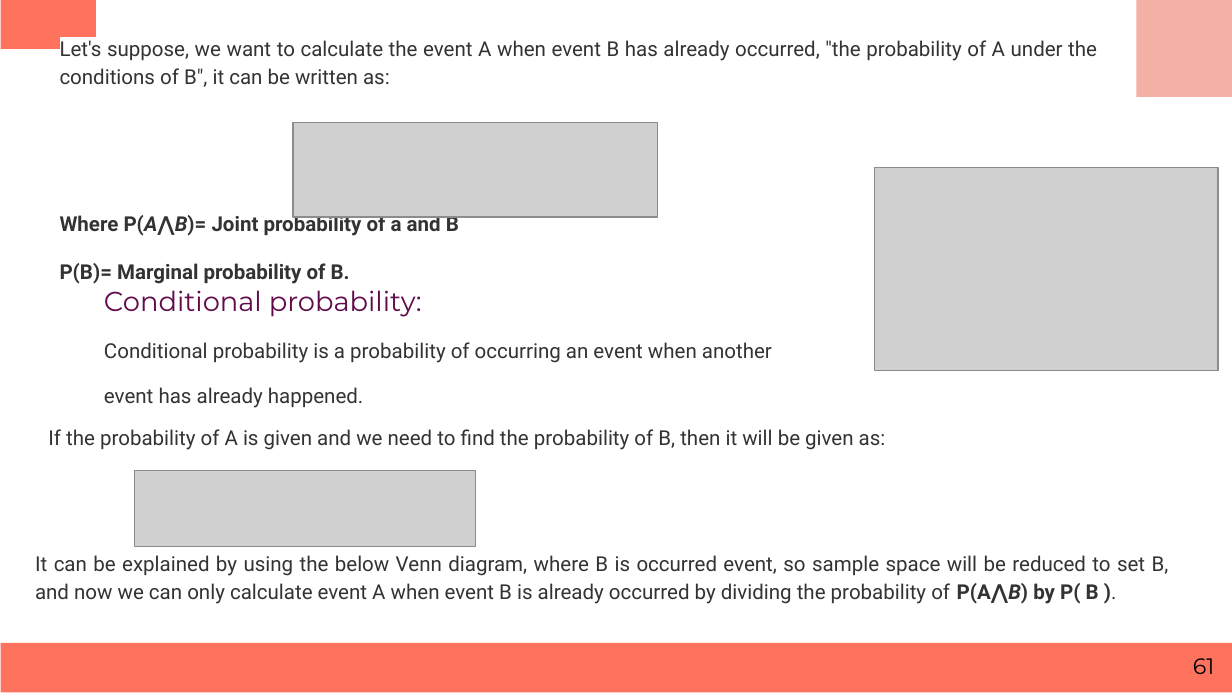
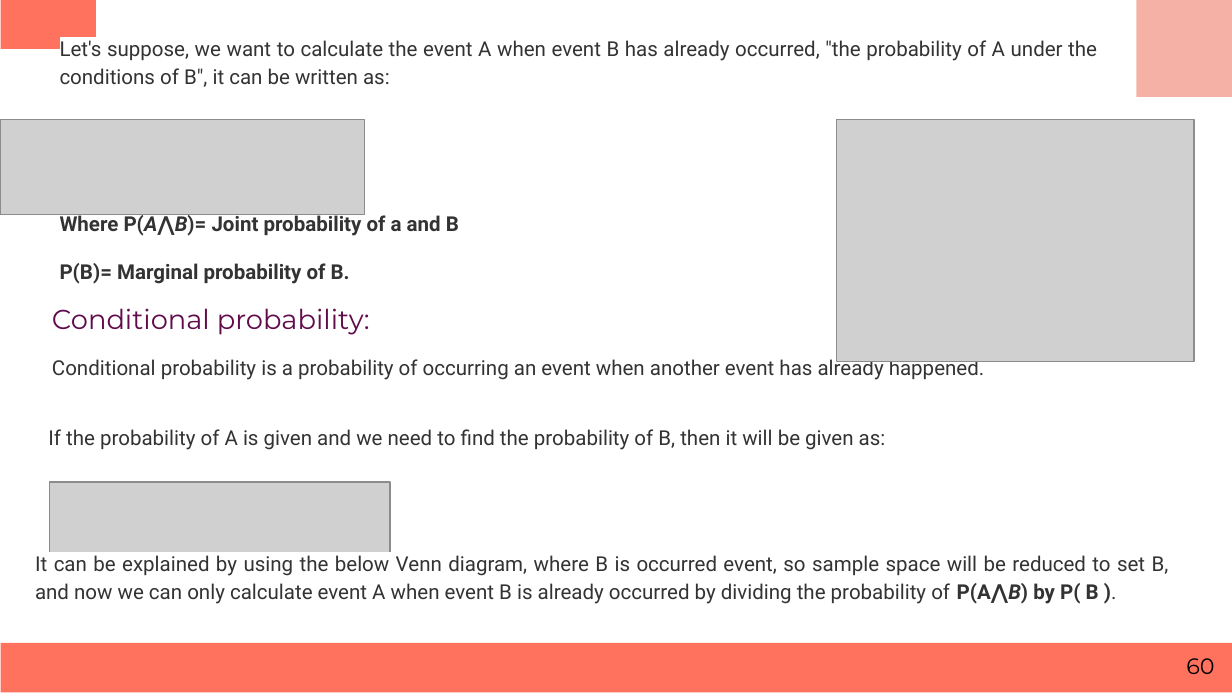
Before and after one commit to keonicsx/Code_Storage, a slide deck: slide 60 of ppt_m3/Business Statistics.pptx (slide 61 before the commit). Drawn at 1232x693 pixels with LibreOffice and Linux fonts; fonts in the diff are those of the drawing; grey boxes stand for pictures. Boxes give left, top, right and bottom in pixels: in the first picture for what was removed or moved away, otherwise in the second. Text is boxed around its words. In the diff, an @@ line names an element or a change of style, - is before the commit and + after.

```diff
--- a/ppt_m3/Business Statistics.pptx
+++ b/ppt_m3/Business Statistics.pptx
@@ picture: place and size @@
-picture at (293,122,658,217)
+picture at (0,120,365,214)
@@ picture: place and size @@
-picture at (875,168,1218,371)
+picture at (837,120,1194,362)
@@ text "Conditional probability:": place and size @@
-text "Conditional probability:" at (104,290,772,408)
+text "Conditional probability:" at (52,308,984,380)
@@ text at (52,356,984,380): text changed @@
-Conditional probability is a probability of occurring an event when another
-event has already happened.
+Conditional probability is a probability of occurring an event when another event has already happened.
@@ picture: place and size @@
-picture at (134,471,474,547)
+picture at (49,482,389,558)
@@ page number at (1186,658,1214,674): text changed @@
-61
+60
```
Also in this commit, not shown: 44 other slides changed, 2 slides removed, 2 other files.
